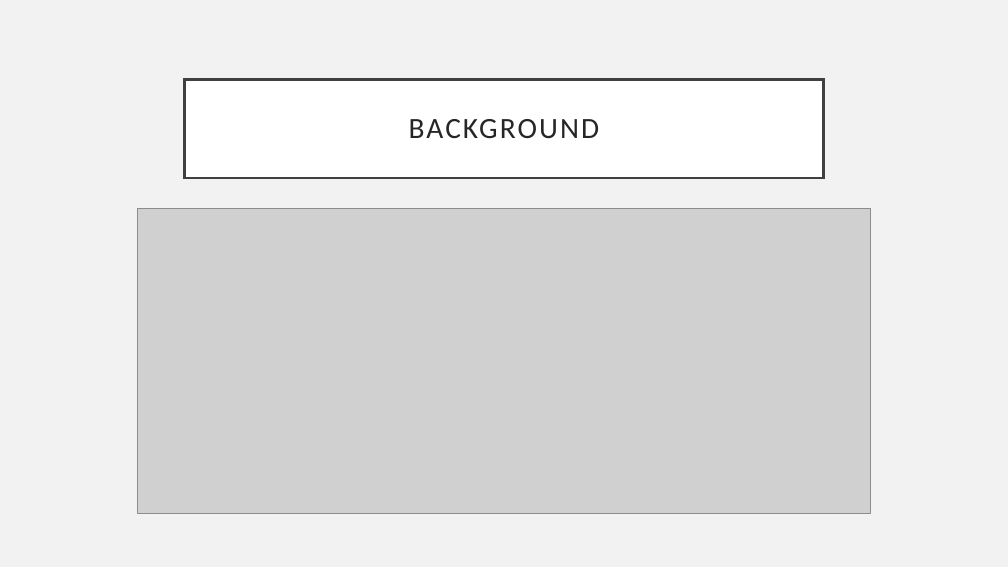
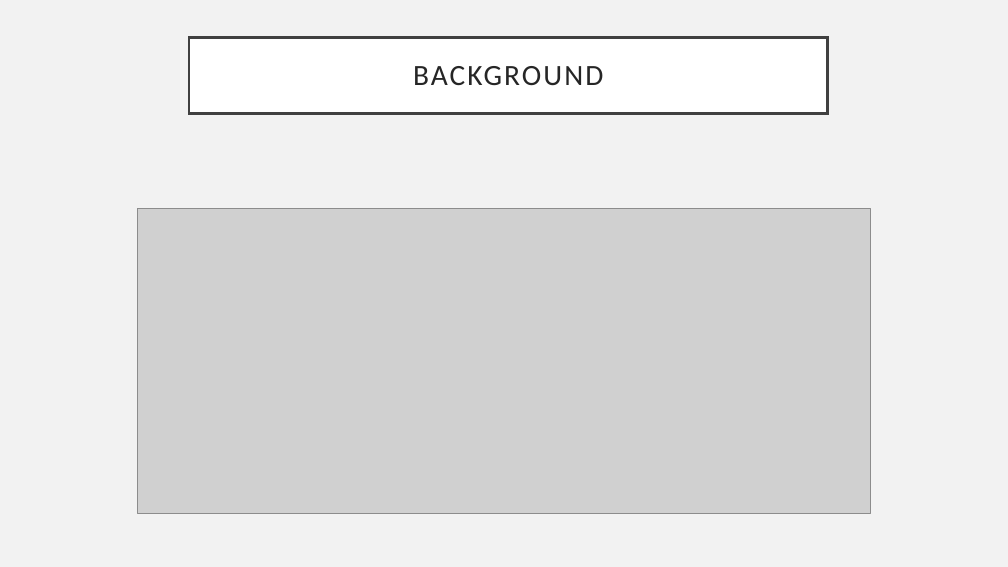
Before and after one commit to kbfreder/phishing-urls, a slide deck: slide 2 of docs/Presentation.pptx. Drawn at 1008x567 pixels with LibreOffice and Linux fonts; fonts in the diff are those of the drawing; grey boxes stand for pictures. Boxes give left, top, right and bottom in pixels: in the first picture for what was removed or moved away, otherwise in the second. Text is boxed around its words. In the diff, an @@ line names an element or a change of style, - is before the commit and + after.

```diff
--- a/docs/Presentation.pptx
+++ b/docs/Presentation.pptx
@@ title "BACKGROUND": place and size @@
-title "BACKGROUND" at <box>185,79,823,178</box>
+title "BACKGROUND" at <box>189,38,828,113</box>
```
Also in this commit, not shown: 3 other slides changed, 6 slides added, 1 slide removed, 25 other files.
